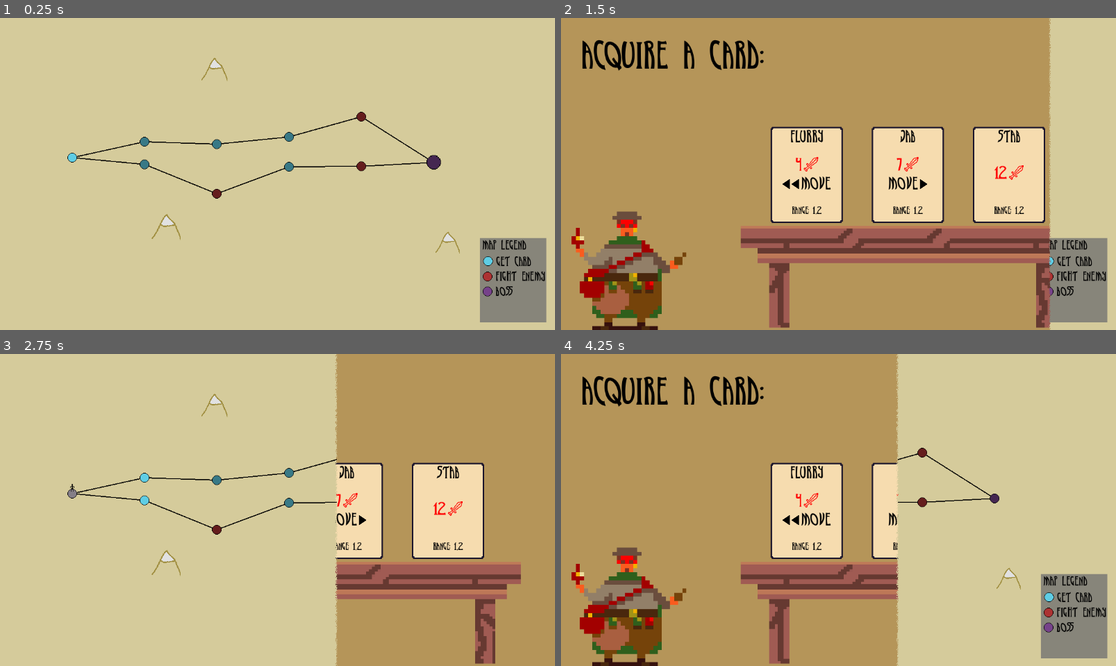
Above: before the commit, frames 1-4 (two rows, left to right).
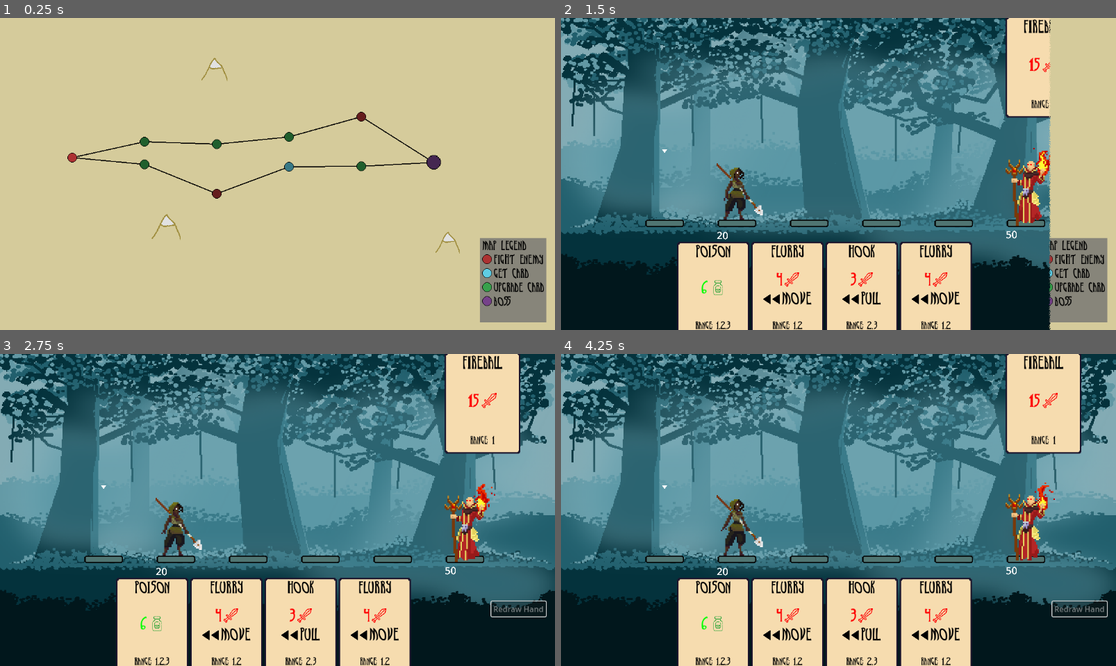
Above: after the commit, the same moments.

Repository: maxnovak/card-battle-time
Game: Godot game, scene res://Game.tscn
The game is run twice, just before and just after one commit, with the same random seed, the same clock (stepped at 60 frames per second) and the same inputs.
Inputs (mouse positions are in pixels of both pictures, inside the frame that each line leads up to):
- Up to frame 1 (0.25 s): no input
- Up to frame 2 (1.5 s): tap Enter at 0.5 s; move the mouse to (633, 158) at 0.52 s; click (633, 158) at 0.67 s; click (1077, 273) at 1.25 s, where only the run after the commit has a clickable "Redraw Hand"
- Up to frame 3 (2.75 s): move the mouse to (244, 510) at 2.02 s; click (244, 510) at 2.17 s
- Up to frame 4 (4.25 s): move the mouse to (993, 497) at 2.77 s; click (993, 497) at 2.92 s; move the mouse to (705, 500) at 3.52 s; click (705, 500) at 3.67 s

The runs differ from the first frame. In frame 1, 1.1% of the frame differs, in the area x 12-99%, y 36-93%; in frame 2, 89%; in frame 3, 100%; in frame 4, 100%, in the area x 0-100%, y 0-100%.

Commit message:
Add upgrade card to map

Diff:
--- a/Events/UpgradeCard/UpgradeCard.gd
+++ b/Events/UpgradeCard/UpgradeCard.gd
@@ -9,10 +9,15 @@
 func _ready():
 	## This is here just for debugging and should die someday probs?
 	if Global.playerDeck.size() != 0:
-		print(Global.playerDeck.size())
 		cards = Global.playerDeck
 
 	for card in cards:
 		var instance = cardScene.instantiate()
 		instance.card = card
+		instance.card_clicked.connect(_on_card_clicked.bind(card))
 		$ScrollContainer/MarginContainer/GridContainer.add_child(instance)
+
+func _on_card_clicked(mouseButton, card: Card):
+	if mouseButton == MOUSE_BUTTON_LEFT:
+		card.actions.effectAmount += 1
+		event_end.emit()
--- a/Events/UpgradeCard/UpgradeCard.tscn
+++ b/Events/UpgradeCard/UpgradeCard.tscn
@@ -204,6 +204,7 @@
 speed_scale = 0.5
 
 [node name="Label" type="Label" parent="."]
+layout_mode = 0
 offset_left = 58.0
 offset_top = 48.0
 offset_right = 799.0
--- a/Map/Location/location_class.gd
+++ b/Map/Location/location_class.gd
@@ -20,7 +20,7 @@
 	Types.VISITED_BATTLE : "res://assets/map/visted.png",
 	Types.VISITED_BOSS : "res://assets/map/visted.png",
 	Types.VISITED_CARD : "res://assets/map/visted.png",
-	Types.UPGRADE_POWER : "res://assets/map/unvisted-card.png",
+	Types.UPGRADE_POWER : "res://assets/map/unvisted-upgrade.png",
 	Types.VISITED_UPGRADE_POWER : "res://assets/map/visted.png",
 }
 
--- a/Map/MapLegend.tscn
+++ b/Map/MapLegend.tscn
@@ -1,8 +1,9 @@
-[gd_scene load_steps=5 format=3 uid="uid://da246dyg2h1lw"]
+[gd_scene load_steps=6 format=3 uid="uid://da246dyg2h1lw"]
 
 [ext_resource type="Texture2D" uid="uid://cddkj20imlokn" path="res://assets/map/unvisted-card.png" id="1_6lvyn"]
 [ext_resource type="FontFile" uid="uid://c2c3q6dxgre1w" path="res://assets/fonts/Refax1.3.ttf" id="2_ptfq3"]
 [ext_resource type="Texture2D" uid="uid://chfqoiflbr3gx" path="res://assets/map/unvisted-battle.png" id="3_5srtc"]
+[ext_resource type="Texture2D" uid="uid://bqc8pbmc0jebo" path="res://assets/map/unvisted-upgrade.png" id="4_r5sux"]
 [ext_resource type="Texture2D" uid="uid://dksgvt4gbg7vd" path="res://assets/map/unvisted-boss.png" id="4_yik3i"]
 
 [node name="ColorRect" type="ColorRect"]
@@ -12,64 +13,81 @@
 offset_bottom = 642.0
 color = Color(0.529412, 0.521569, 0.478431, 1)
 
-[node name="MapLegend" type="Label" parent="."]
+[node name="MarginContainer" type="MarginContainer" parent="."]
 layout_mode = 0
-offset_left = 5.0
-offset_top = 4.0
-offset_right = 97.0
-offset_bottom = 29.0
+offset_right = 40.0
+offset_bottom = 40.0
+theme_override_constants/margin_left = 5
+theme_override_constants/margin_top = 5
+
+[node name="VBoxContainer" type="VBoxContainer" parent="MarginContainer"]
+layout_mode = 2
+
+[node name="HBoxContainer" type="HBoxContainer" parent="MarginContainer/VBoxContainer"]
+layout_mode = 2
+
+[node name="MapLegend" type="Label" parent="MarginContainer/VBoxContainer/HBoxContainer"]
+layout_mode = 2
 theme_override_colors/font_color = Color(0, 0, 0, 1)
 theme_override_fonts/font = ExtResource("2_ptfq3")
 theme_override_font_sizes/font_size = 25
 text = "Map Legend"
 
-[node name="GetCardIcon" type="TextureRect" parent="."]
-layout_mode = 0
-offset_left = 7.0
-offset_top = 38.0
-offset_right = 27.0
-offset_bottom = 58.0
+[node name="HBoxContainer4" type="HBoxContainer" parent="MarginContainer/VBoxContainer"]
+layout_mode = 2
+
+[node name="BattleIcon" type="TextureRect" parent="MarginContainer/VBoxContainer/HBoxContainer4"]
+layout_mode = 2
+texture = ExtResource("3_5srtc")
+stretch_mode = 2
+
+[node name="BattleText" type="Label" parent="MarginContainer/VBoxContainer/HBoxContainer4"]
+layout_mode = 2
+theme_override_colors/font_color = Color(0, 0, 0, 1)
+theme_override_fonts/font = ExtResource("2_ptfq3")
+theme_override_font_sizes/font_size = 25
+text = "Fight Enemy"
+
+[node name="HBoxContainer2" type="HBoxContainer" parent="MarginContainer/VBoxContainer"]
+layout_mode = 2
+
+[node name="GetCardIcon" type="TextureRect" parent="MarginContainer/VBoxContainer/HBoxContainer2"]
+layout_mode = 2
 texture = ExtResource("1_6lvyn")
+stretch_mode = 2
 
-[node name="GetCardText" type="Label" parent="."]
-offset_left = 34.0
-offset_top = 38.0
-offset_right = 126.0
-offset_bottom = 63.0
+[node name="GetCardText" type="Label" parent="MarginContainer/VBoxContainer/HBoxContainer2"]
+layout_mode = 2
 theme_override_colors/font_color = Color(0, 0, 0, 1)
 theme_override_fonts/font = ExtResource("2_ptfq3")
 theme_override_font_sizes/font_size = 25
 text = "Get Card"
 
-[node name="BattleIcon" type="TextureRect" parent="."]
-offset_left = 6.0
-offset_top = 70.0
-offset_right = 26.0
-offset_bottom = 90.0
-texture = ExtResource("3_5srtc")
+[node name="HBoxContainer3" type="HBoxContainer" parent="MarginContainer/VBoxContainer"]
+layout_mode = 2
 
-[node name="BattleText" type="Label" parent="."]
-offset_left = 33.0
-offset_top = 69.0
-offset_right = 136.0
-offset_bottom = 94.0
+[node name="BossIcon2" type="TextureRect" parent="MarginContainer/VBoxContainer/HBoxContainer3"]
+layout_mode = 2
+texture = ExtResource("4_r5sux")
+stretch_mode = 2
+
+[node name="BossText2" type="Label" parent="MarginContainer/VBoxContainer/HBoxContainer3"]
+layout_mode = 2
 theme_override_colors/font_color = Color(0, 0, 0, 1)
 theme_override_fonts/font = ExtResource("2_ptfq3")
 theme_override_font_sizes/font_size = 25
-text = "Fight Enemy"
+text = "Upgrade Card"
 
-[node name="BossIcon" type="TextureRect" parent="."]
-offset_left = 6.0
-offset_top = 101.0
-offset_right = 26.0
-offset_bottom = 121.0
+[node name="HBoxContainer5" type="HBoxContainer" parent="MarginContainer/VBoxContainer"]
+layout_mode = 2
+
+[node name="BossIcon" type="TextureRect" parent="MarginContainer/VBoxContainer/HBoxContainer5"]
+layout_mode = 2
 texture = ExtResource("4_yik3i")
+stretch_mode = 2
 
-[node name="BossText" type="Label" parent="."]
-offset_left = 33.0
-offset_top = 100.0
-offset_right = 136.0
-offset_bottom = 125.0
+[node name="BossText" type="Label" parent="MarginContainer/VBoxContainer/HBoxContainer5"]
+layout_mode = 2
 theme_override_colors/font_color = Color(0, 0, 0, 1)
 theme_override_fonts/font = ExtResource("2_ptfq3")
 theme_override_font_sizes/font_size = 25
--- a/Map/map.gd
+++ b/Map/map.gd
@@ -8,6 +8,7 @@
 const LocationTypes = [
 	LocationClass.Types.BATTLE,
 	LocationClass.Types.CARD,
+	LocationClass.Types.UPGRADE_POWER,
 ]
 var rng = RandomNumberGenerator.new()
 
--- a/game.gd
+++ b/game.gd
@@ -31,7 +31,7 @@
 		$Scenes.add_child(aquireCard)
 	if type == LocationClass.Types.UPGRADE_POWER:
 		var upgradeCard = upgradeCardScene.instantiate()
-		#upgradeCard.event_end.connect(_event_ended.bind(upgradeCard))
+		upgradeCard.event_end.connect(_event_ended.bind(upgradeCard))
 		$Scenes.add_child(upgradeCard)
 	$AnimationPlayer.play("side-wipe")
 	await $AnimationPlayer.animation_finished
Binary file added: assets/map/unvisted-upgrade.png
Not shown, added: assets/map/unvisted-upgrade.png.import
